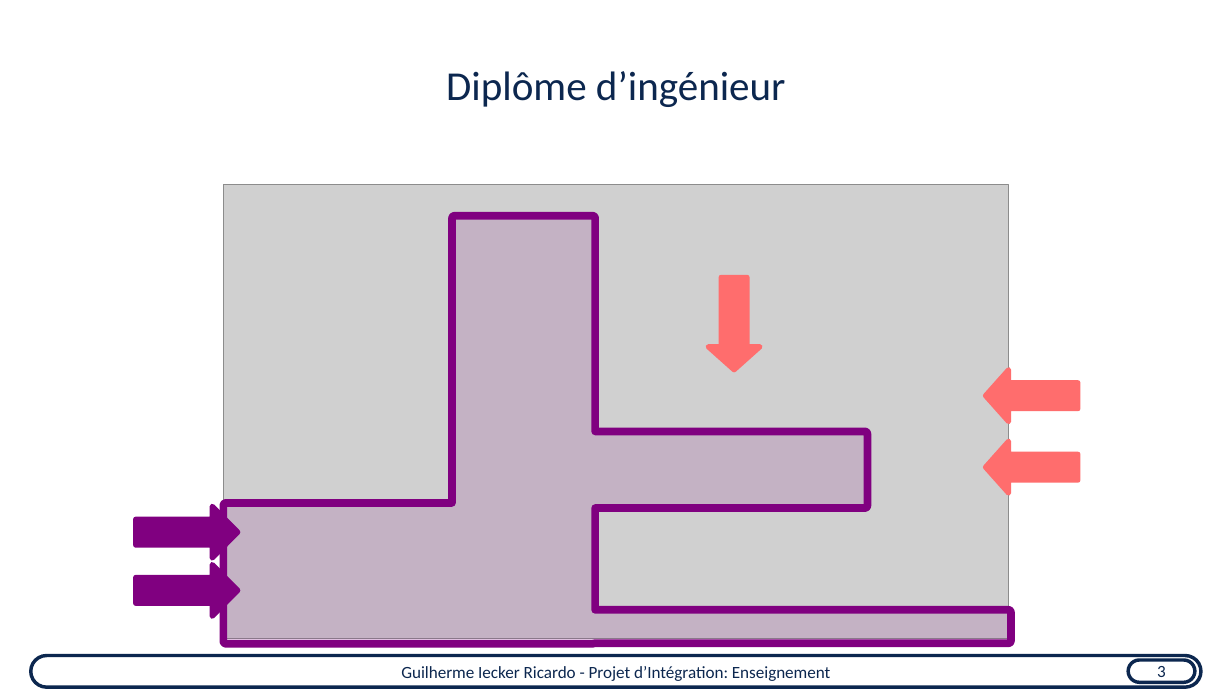
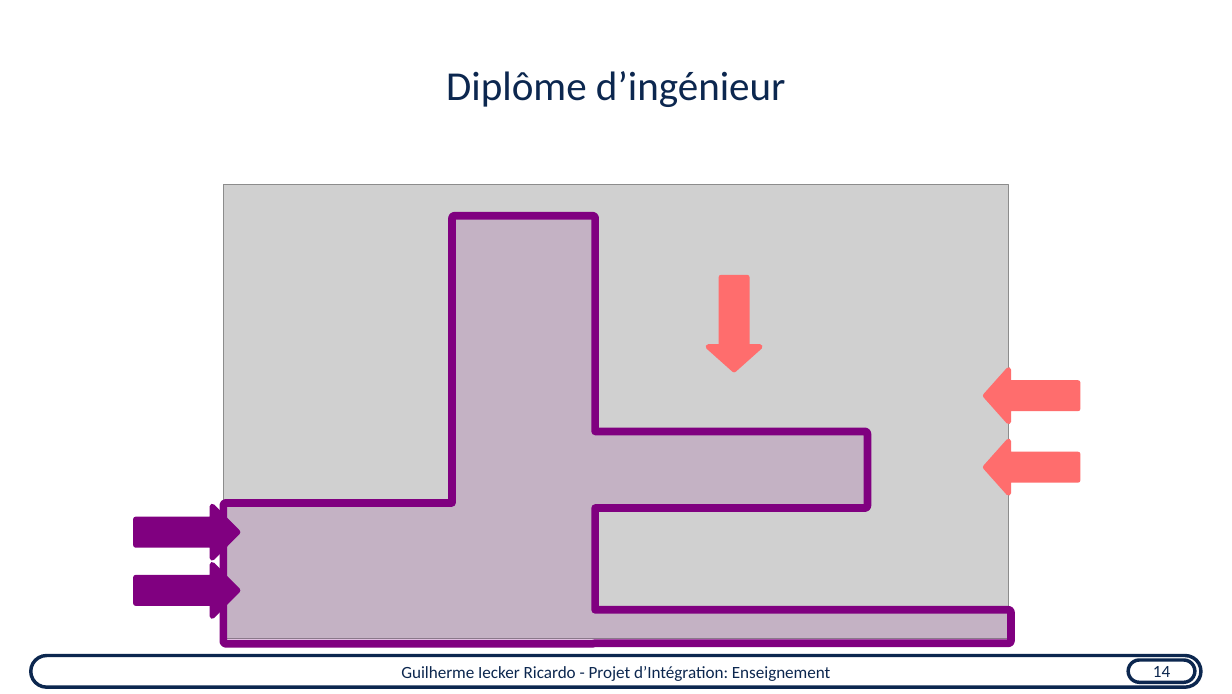
Before and after one commit to guilhermeir/mcf, a slide deck: slide 16 of toulouse_audition.odp (slide 14 before the commit). Drawn at 1232x694 pixels with LibreOffice and Linux fonts; fonts in the diff are those of the drawing; grey boxes stand for pictures. Boxes give left, top, right and bottom in pixels: in the first picture for what was removed or moved away, otherwise in the second. Text is boxed around its words. In the diff, an @@ line names an element or a change of style, - is before the commit and + after.

```diff
--- a/toulouse_audition.odp
+++ b/toulouse_audition.odp
@@ text in rounded rectangle at (1153, 666, 1170, 683): text changed @@
-3
+14
```
Also in this commit, not shown: 16 other slides changed, 2 slides added, 1 other file.
